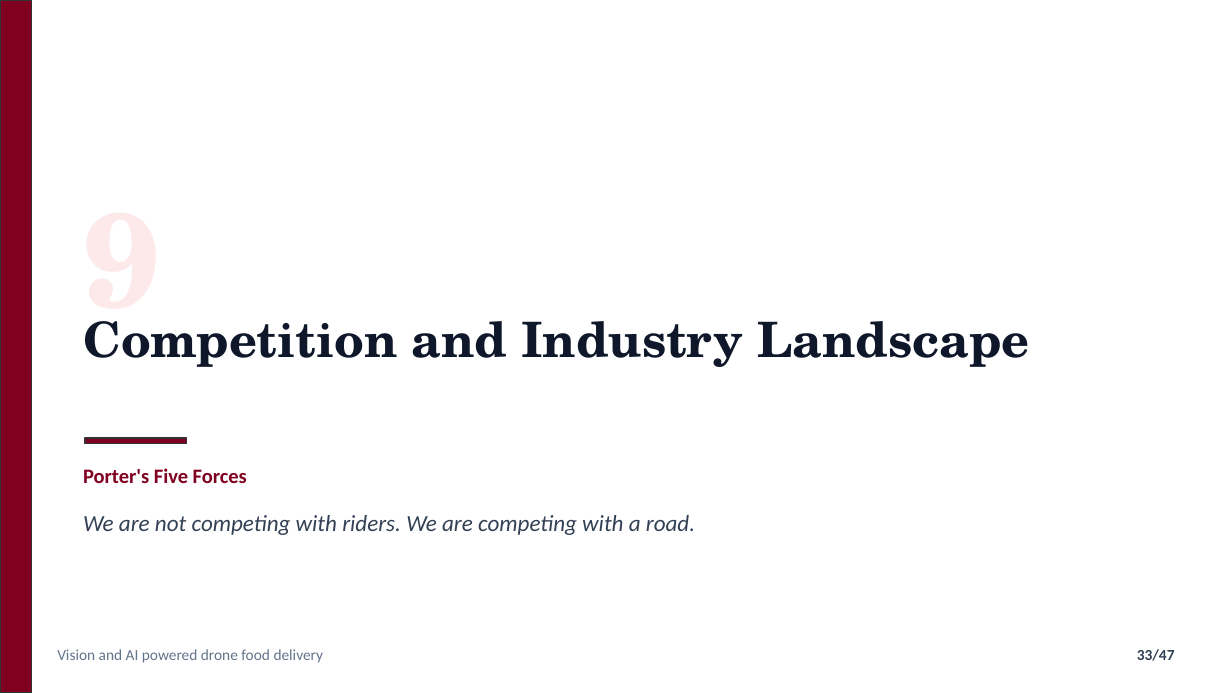
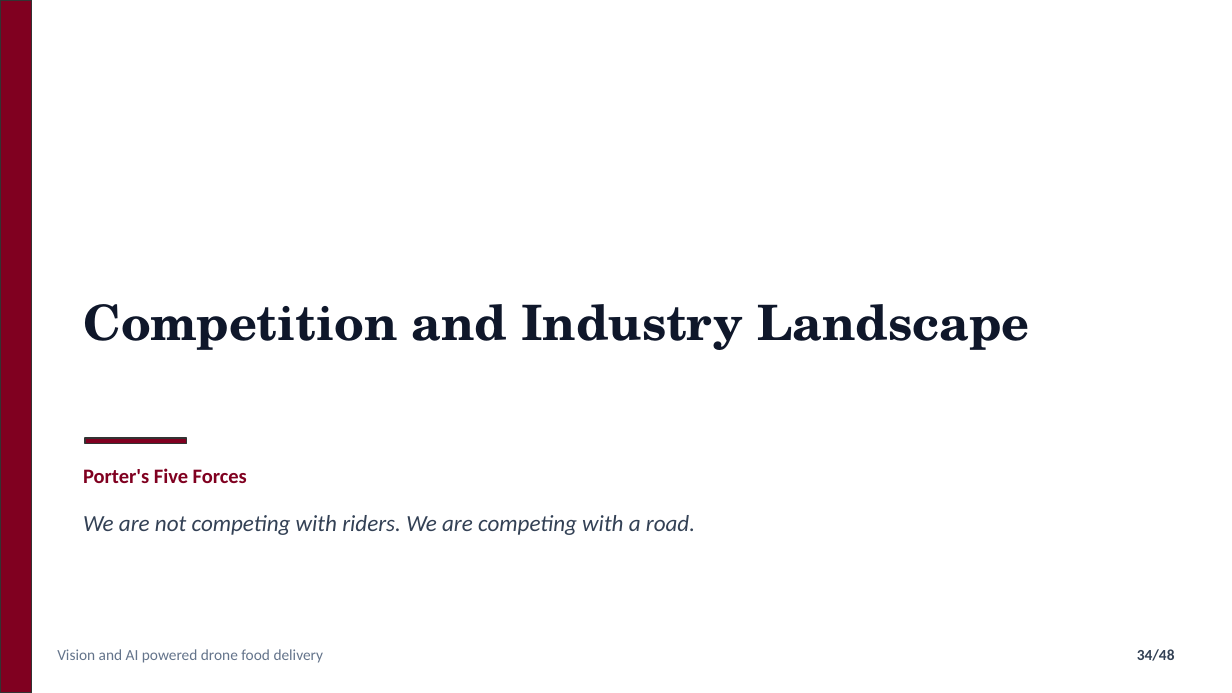
Before and after one commit to nafiskabbo/presentation-hum, a slide deck: slide 34 of output/AeroSetu_Group_Presentation-v1.pptx (slide 33 before the commit). Drawn at 1232x693 pixels with LibreOffice and Linux fonts; fonts in the diff are those of the drawing. Boxes give left, top, right and bottom in pixels: in the first picture for what was removed or moved away, otherwise in the second. Text is boxed around its words. In the diff, an @@ line names an element or a change of style, - is before the commit and + after.

```diff
--- a/output/AeroSetu_Group_Presentation-v1.pptx
+++ b/output/AeroSetu_Group_Presentation-v1.pptx
@@ text "Competition and Industry Landscape": place and size @@
-text "Competition and Industry Landscape" at (83, 321, 1030, 367)
+text "Competition and Industry Landscape" at (83, 304, 1030, 350)
@@ text "Competition and Industry Landscape" at (83, 304, 1030, 350): vertical alignment top to middle @@
@@ text removed at (83, 321, 160, 351) @@
-9
@@ page number at (1137, 649, 1175, 661): text changed @@
-33/47
+34/48
```
Also in this commit, not shown: 13 other slides changed, 2 slides added, 1 slide removed, 5 other files.
